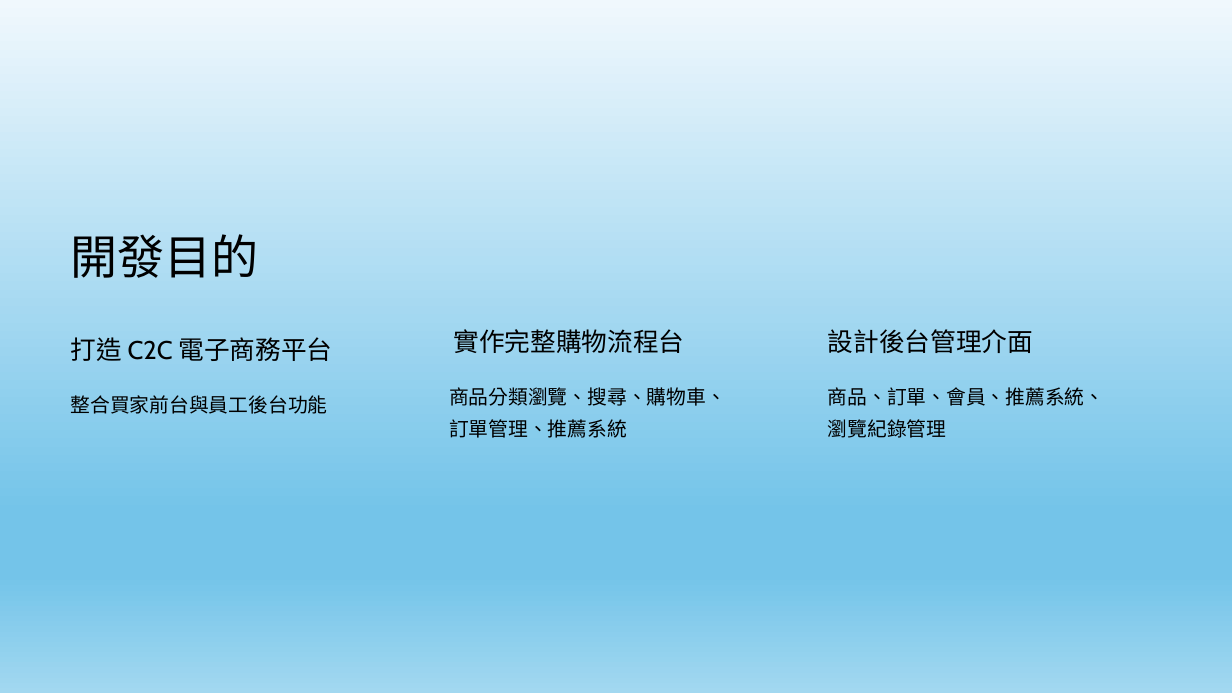
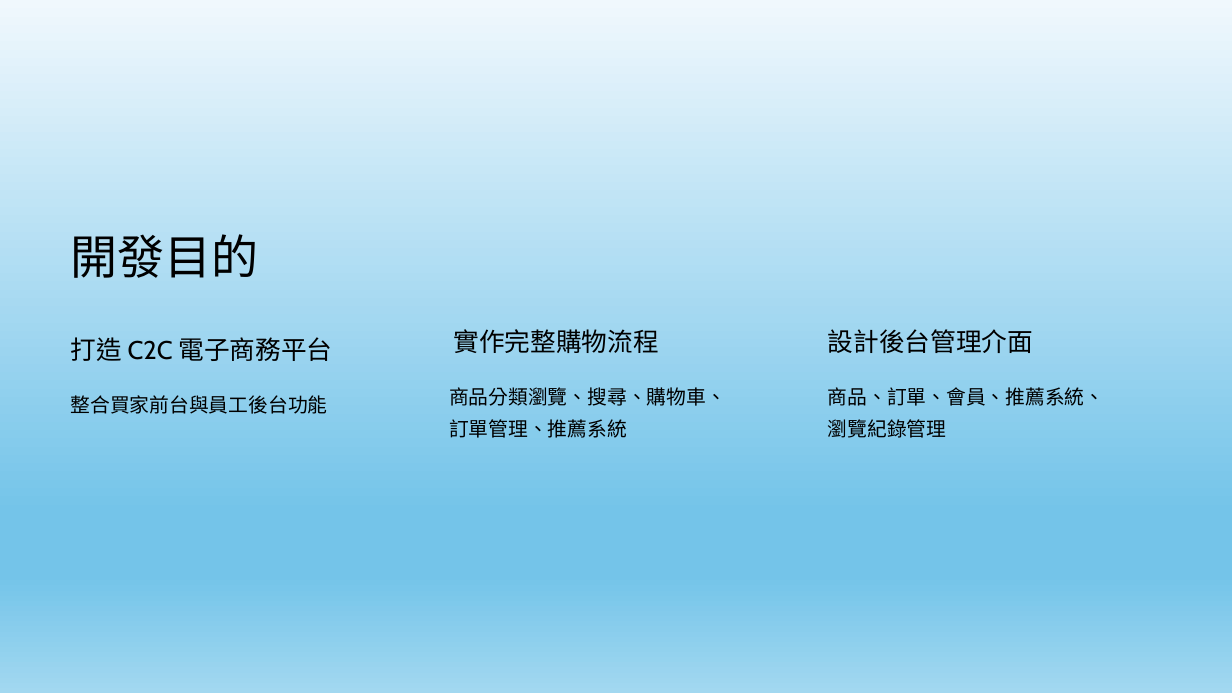
Before and after one commit to Balabababala/shoppingProject, a slide deck: slide 2 of 說明用工具/張允豪 購物網站 專題 ver.0.5.pptx. Drawn at 1232x693 pixels with LibreOffice and Linux fonts; fonts in the diff are those of the drawing. Boxes give left, top, right and bottom in pixels: in the first picture for what was removed or moved away, otherwise in the second. Text is boxed around its words. In the diff, an @@ line names an element or a change of style, - is before the commit and + after.

```diff
--- a/說明用工具/張允豪 購物網站 專題 ver.0.5.pptx
+++ b/說明用工具/張允豪 購物網站 專題 ver.0.5.pptx
@@ text at <box>453,329,658,353</box>: text changed @@
-實作完整購物流程台
+實作完整購物流程
```
Also in this commit, not shown: 3 other slides changed, 2 other files.
